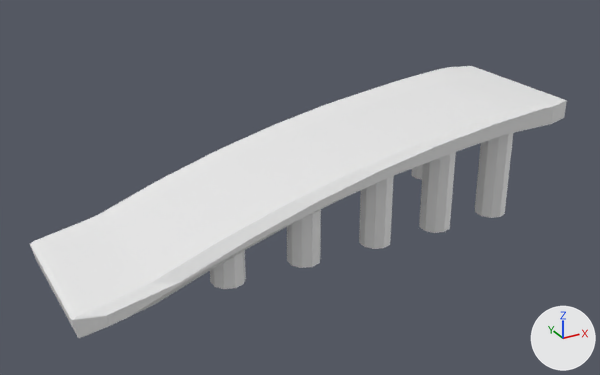
The FBX model SpieleProgSoSe2017/Assets/Meshes/TerrainObjects/fbx_blender_export/Ramp1.fbx, before and after one commit.
Rendered twice from a 50 mm camera at (-25.5, -41.3, 22.6) aimed at (-3.0, -0.3, 2.1). Lighting does not change. The marker at lower right points along +X, +Y and +Z. Where no turn or scale is listed for an object, it has been applied to the vertices.

In view in the first picture: 'Ramp', 'Stomps'.
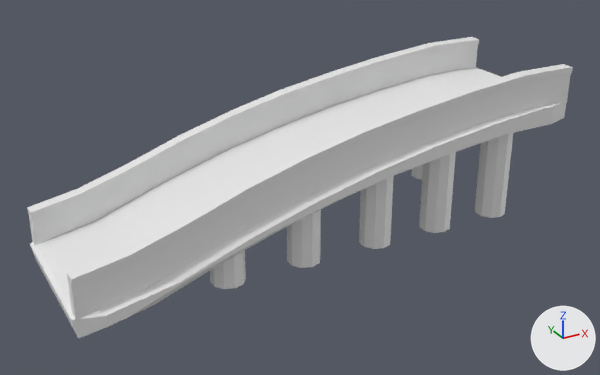
Location of each change, (x1, y1, x2, y2) in pixels of the pictures (600 x 375 px):
'Rail2', added
    after: (67, 64, 573, 320)
'Rail1', added
    after: (27, 37, 479, 245)

The change in detail:
Mesh me_cube is new.
It has 80 vertices, 78 faces and spans x -15.3..17.0, y -0.4..0.4, z -7.5..1.2.
Object 'Rail1' (ob_rail1) is new; it shows me_cube.
Its location is (-2.95, 4.46, 7.25).
Object 'Rail2' (ob_rail2) is new; it shows a copy of me_cube.
Its location is (-2.95, -4.5, 7.37).
